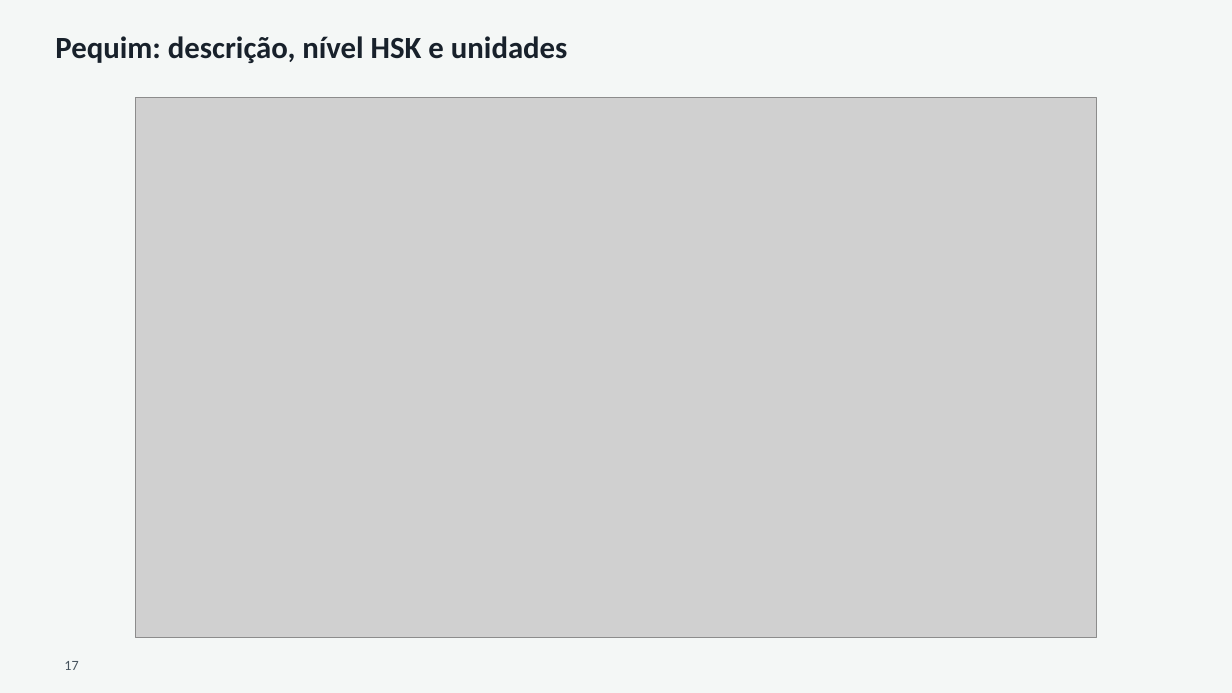
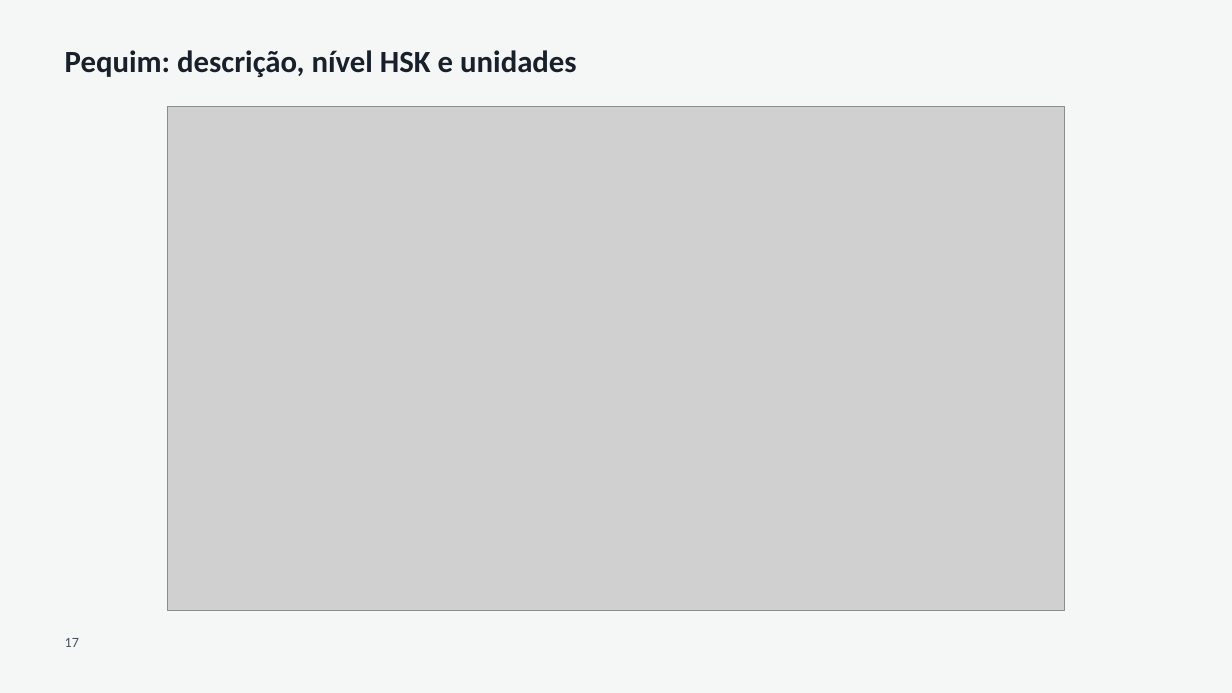
Before and after one commit to SCCPScar/MandarinCourse, a slide deck: slide 17 of docs/entregas/Apresentação - Chá.pptx. Drawn at 1232x693 pixels with LibreOffice and Linux fonts; fonts in the diff are those of the drawing; grey boxes stand for pictures. Boxes give left, top, right and bottom in pixels: in the first picture for what was removed or moved away, otherwise in the second. Text is boxed around its words. In the diff, an @@ line names an element or a change of style, - is before the commit and + after.

```diff
--- a/docs/entregas/Apresentação - Chá.pptx
+++ b/docs/entregas/Apresentação - Chá.pptx
@@ title "Pequim: descrição, nível HSK e ...": place and size @@
-title "Pequim: descrição, nível HSK e ..." at (55,36,568,63)
+title "Pequim: descrição, nível HSK e ..." at (65,50,577,77)
@@ title "Pequim: descrição, nível HSK e ..." at (65,50,577,77): vertical alignment top to middle @@
@@ picture: place and size @@
-picture at (136,97,1097,638)
+picture at (168,106,1065,611)
@@ page number: place and size @@
-page number at (64,661,78,670)
+page number at (65,638,79,647)
```
Also in this commit, not shown: 22 other slides changed, 6 other files.
